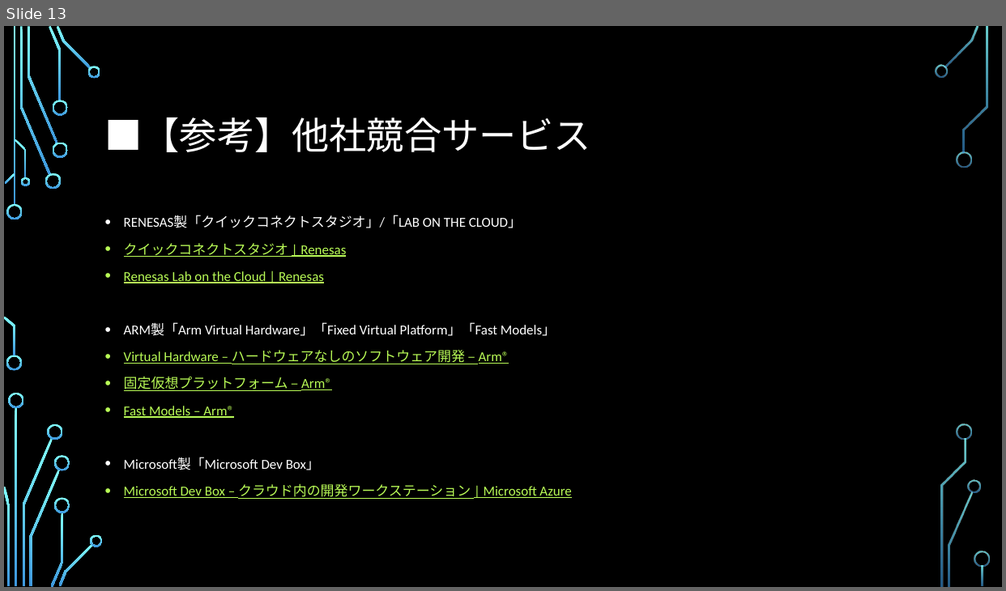
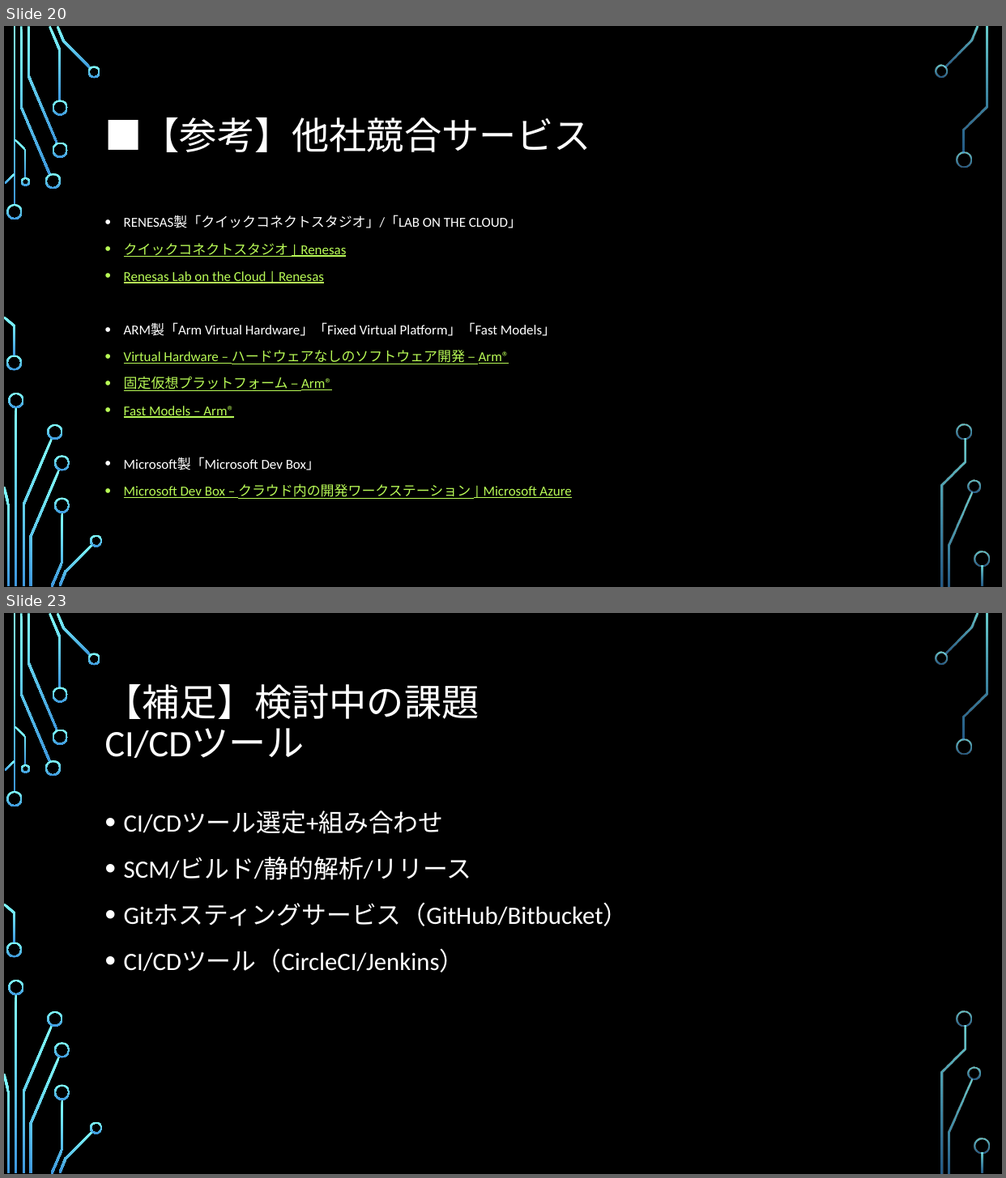
Before and after one commit to SITH-YN/PythonTool, a slide deck: Temp/39期ビジネスアイディア.pptx. Shown one above the other, each under a label of ours: slide 13 before the commit, slides 20 and 23 after it; the slides between them are not shown. The pictures are 1006x591 and 1006x1178 pixels, drawn with LibreOffice and Linux fonts; fonts in the diff are those of the drawing; background and template pictures are left out. Boxes give left, top, right and bottom in pixels: in the first picture for what was removed or moved away, otherwise in the second. Text is boxed around its words. In the diff, an @@ line names an element or a change of style, - is before the commit and + after.

```diff
--- a/Temp/39期ビジネスアイディア.pptx
+++ b/Temp/39期ビジネスアイディア.pptx
@@ slide 23 added at (x1=4, y1=613, x2=1002, y2=1174), background picture (left out); not listed: 36 template elements that a slide beside it also shows @@
@@ title added at (x1=105, y1=684, x2=479, y2=758), 36 pt, text #FFFFFF @@
+【補足】検討中の課題
+CI/CDツール
@@ text added at (x1=124, y1=811, x2=629, y2=973), 24 pt, text #FFFFFF @@
+• CI/CDツール選定+組み合わせ
+• SCM/ビルド/静的解析/リリース
+• Gitホスティングサービス（GitHub/Bitbucket）
+• CI/CDツール（CircleCI/Jenkins）
@@ what was slide 13 is now slide 20 @@
```
Also in this commit, not shown: 5 slides changed, 12 other slides added.
